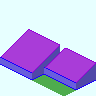
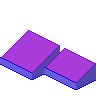
Layers edited between the first and the second w=96, h=96 image:
painted on "Mark2" over left=0, top=29, right=96, bottom=68
removed layer "Base_Plate_1x2.png" over left=0, top=0, right=96, bottom=96
